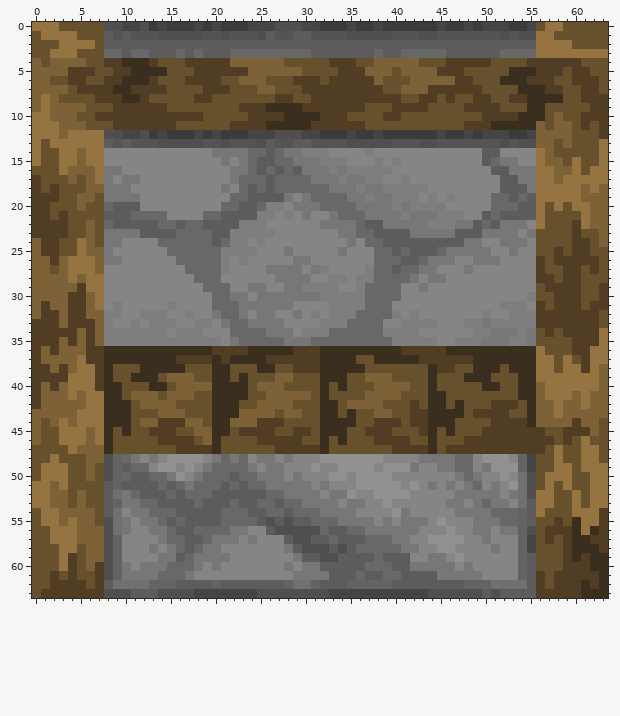
A pixel-art sprite gets an edit: textures/blocks/smoker_side.png. That is the earlier state.
The file is 64x64 pixels. Colours within 5 levels of each other are drawn and written as one.
The same view after the edit:
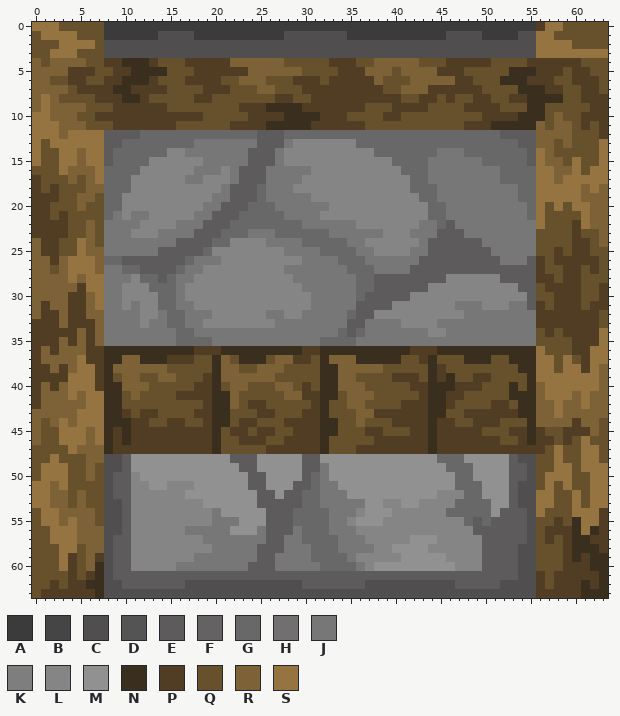
Palette (. is transparent): A #3c3b3b  B #464545  C #504e4e  D #555454  E #5d5b5b  F #646262  G #686868  H #716f6f  J #777777  K #7e7e7e  L #858585  M #919191  N #3a2f1e  P #513d24  Q #67502c  R #7e6237  S #967441
Commit: [#694] - Authors: Zeuselpro
The edit:
Changed rows in their new state; - is an unchanged pixel.
first column x 8:
 0 AAAAA-A---A-A---AAAAAAAA---A--A------A--A-AAA--AP
 1 AAAAAA----AAAAAAAAAACCCCCCCAAAAAAAAAAACCCCAAAA---
 2 CCCCCCCCCCCCCCCCCCCCCCCCCCCCCCCCCCCCCCCCCCCCCCCC-
 3 CCCCCCCCCCCCCCCCCCCCCCCCCCCCCCCCCCCCCCCCCCCCCCCC-
first column x 2:
12 ------EEEEGGGGGGGGGGGGGEEEGGGGGGGGGGGGGGGGGGGGGGGGEEEE
13 -------EGGGGGGGGJJJJJJJE-EJLLLLLLLGGGGGGGGGGGGGGGGGGEE
14 ------EGGGGGG--JJJ----EE-JLLLLL----LGGGGGGGJJJGGGGGGGE
15 ------EGGGG------JJ-J-E--JLLLLLLL---L-GGGGJJJJJJG-GGGE
16 ------GGGG------JJJ--EE-JJJJ-LLLLLLLLL-GGGJJJJJJJJGGGG
17 ------GGGL-----JJ----EEEJJJJLLLLLLLLL--LGGJJJJJJJJGGGG
18 ------GGG-----------EE--JJJLLLLLLLLLLLLLGGGJJJJJJJJJGG
19 ------GGLL--------JJEE-GJJ-J-LLLLLLLLLLLLGGJJJJJJJJJ-G
20 -------GLL-------JJEE-G-GJJ---JLLLLLLLLLLLGGJJJJJJJJJG
21 ------GJLJJLL---JJE--GGGGGJJ-J-LLLLLLLLLLLGGJJJJJJJJJG
22 ------JJJJLLLLJJJ---GGGGGGGGJJ----LLLLLLL-JGE--JJJ---J
23 ---------LLLJJJJEE-GGGJJJGGGGGGJ--JJJLLL---EE-JJ----J-
24 --------JJJJJJEEEEG-LL-LJJJJGGGGG-JLLLLLLJ----EEJJ---J
25 -------JJJJJEEEEE-LLLLL----JJJGGGGJJLLLLJJ-EEEEEEJJ-JJ
26 ------GGEEEEEEE-JJJL-L-----L-JJJGGGJJJJJJEEEEEEEEEJJJE
27 ------JJGGEEEEGJJLLL----LL--J-JJJGGGJJJJEEEEEEEEEEEEEE
28 ------JJJ-GGEGJJLLL------LL--JJJJJGGEEEEEEEE------EEEE
29 ------JJ---GGGJ--LLL--LL--LLJJJJJJG-EEEEEE----------EE
30 ------JJ----GGJ---LLLL-LLLLLL-JJJJGEEEEE-------------E
31 ------JJ-J--GGJJ--LLLLLLLLL--JJJJJEEEE-------JJJ--LJJE
32 ------JJJJLLJGGJJJLLLL-L-J-LJJJJJGEELLL-L-----JJJJJJJJ
33 ------JJJJ-JJGGJJL-LLLLLL-JJJJJJJEEJJJJLLLLJJJJJ-JJJJJ
34 ------JJJJJJJJGGJJJJJJJJ---JJJJJ-E-JJJJJJJ--JJJJJ---J-
35 ------JJJJJJJJGGGGJJ-JJJJJ---J----JJJJJJJJJJJJJJ---JJ-
36 ----------------PP-NNN-----N-----------N---N----------
37 --------RR---P--QQ-RQ---QRR--Q-RRRNN---QQ-NQQQN--QQ---
38 -------RRRRRRQQ----RR--RRR-QQQ--RRRRR-------Q--QQQ-Q--
39 --------RRQQR-QQ-P-RRRRRRQQ-----RR-QQQPPP--PN-QPP---Q-
40 --------RRRQQ-QQPP-QRR-QQ-R-P--NRRR-QQQQPP-NNPPPQQ-NQ-
41 ----------QQ-QPPPP--RQ--QQ--PP-N-RR-QQQ--P--PP-----N--
42 --------Q-QQQQ---P--R-PPQQQ--P-Q---QQ--P-P--PQ-----QN-
43 --------P-PPQQQ-PP--QQQPP-QQPP-Q-QRRPPPP----QQP----PN-
44 ---------PPQQ--QQP--QPPQQQPPPP--QQR-QQ-P---PP--PP-QQQ-
45 -------P-PP---PPPP-QP-Q------P--Q----Q--P--PPPPPQQQ--N
46 -------PNPPP----PP---PP-QQ--PP--Q-------PP-PPP----QQ-N
47 -------PPPPPPP----------P---------PPPP-----P----------
48 -------CEMMMM----MMMEEEMMMMMEE-------MMMMMMGG-MM---ECC
49 -------C-MMM--M-MMMMMEEMMMMMEEJM----M---MMMMG--MM--EEC
50 -------EELMMMM-MMMMMMMEEMMMMEGJ--M----MMMMMMMG-MMM-EE-
51 ------CE-LLMMLLLMMMMMMEEMMMEEG-JMM-----M-MMMMGG-MMMEC-
52 ------CEELLLLLLMMMMMMMM-EMEEGGJ---MM----MMM--LGGMMMEC-
53 ------CCELLLLLLLLMMMMMMEE-EEGG--J--MML-MM---LGGG-MMECC
54 ------CCELLLLLLLLLJMMMMMEE----G----MMMLL----GGGGGMEEEC
55 -------CE-LLLLLLLLJJJMMME-EGG--J-LMMML-LLL-L--GEGEEEEC
56 -------CE--LLLLJJJJJMMMJ-EEJGG-JJJLLLLLLL---L--EEEEEE-
57 -------EE---LLLLLJ---J-JEEJJGGG-JJJLLLLLMM-LLL--EEEEEC
58 -------EE--L-LLLLL-JJJJEEE-JJGGGJJJJLLMMMM-LL---EEEECC
59 -----P-EE---LLLL----JJJEEJJ-JGGGGJLLLLLMMMMM-L--EEEECC
60 -----N-EE-LLLLJJ-J-JJJEEEJ-J--GGGGJLMMMMMMMMM-L-EEEECC
61 Q---PN-EEEEEEEEEEEEEEEEEEEEEEEE---E--EE----EEEEEEEEECC
62 -Q--NNCCEEEEEE-CCCCCCCCCCCCCEE---EECCCCCCCCCC-EEEECCCC
63 -----N---CCC----CCCCCCC--------CCCCCCCCCCC------C-CCCC
